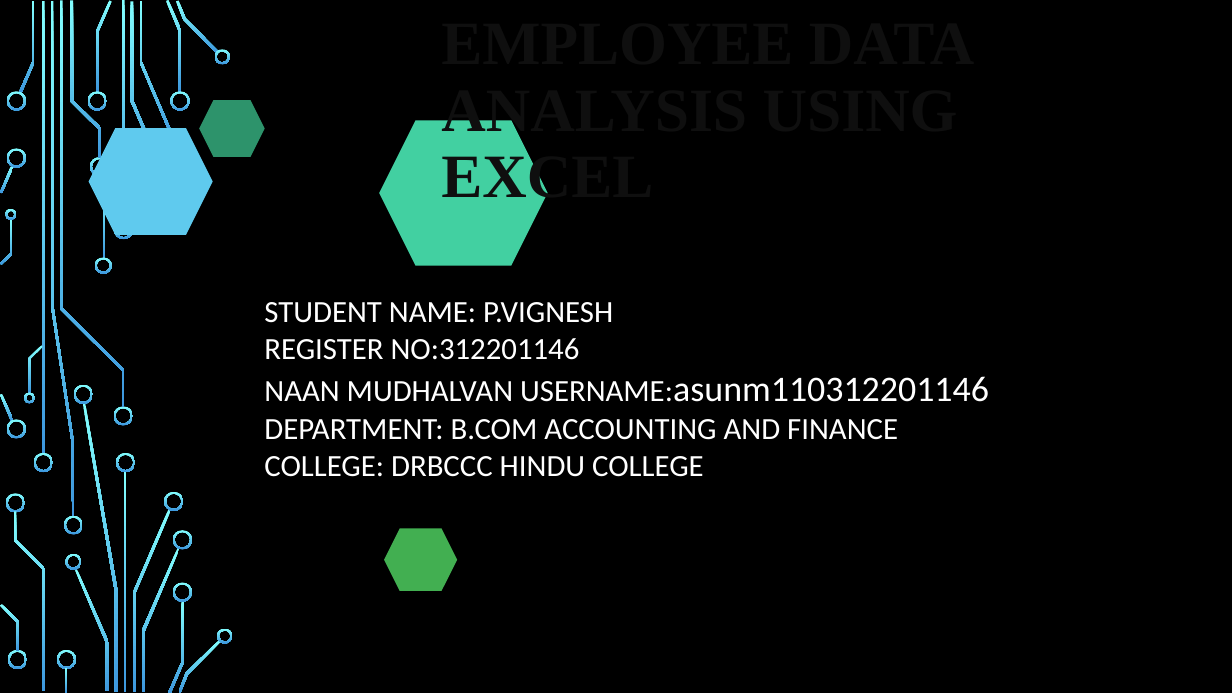
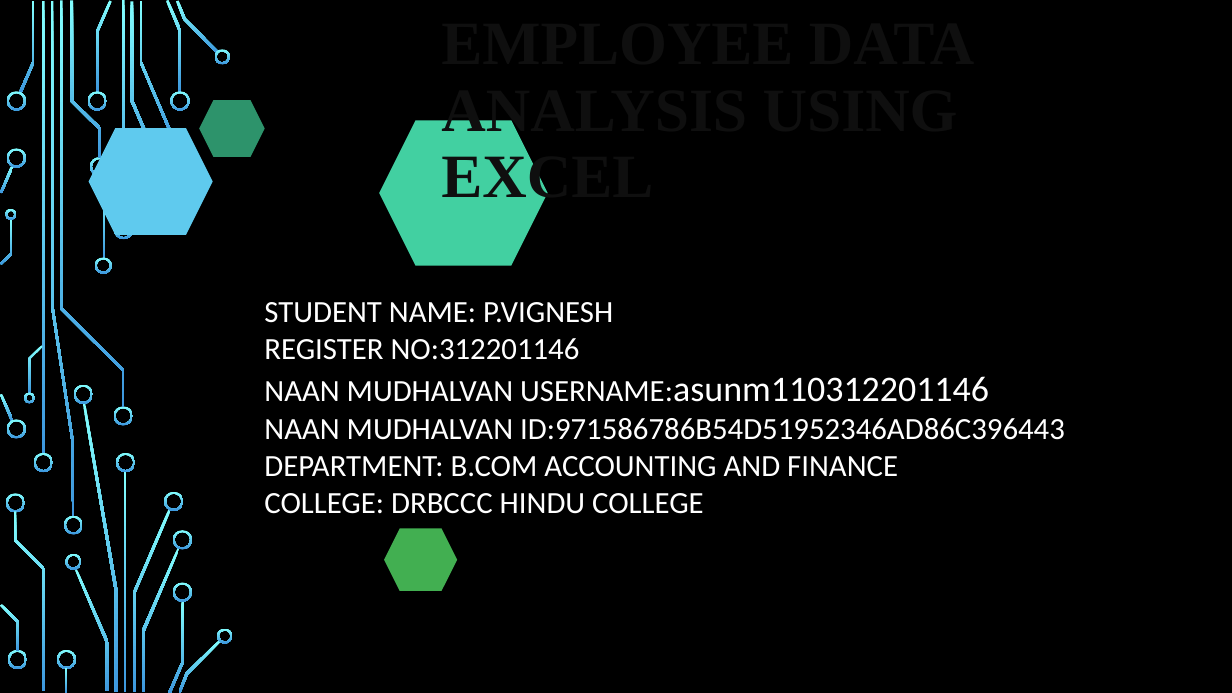
Before and after one commit to Vicky5077/TNSDC-DATA-ANALYTICS, a slide deck: slide 1 of vignesh naan mudhalvan project 2.pptx. Drawn at 1232x693 pixels with LibreOffice and Linux fonts; fonts in the diff are those of the drawing; background and template pictures are left out. Boxes give left, top, right and bottom in pixels: in the first picture for what was removed or moved away, otherwise in the second. Text is boxed around its words. In the diff, an @@ line names an element or a change of style, - is before the commit and + after.

```diff
--- a/vignesh naan mudhalvan project 2.pptx
+++ b/vignesh naan mudhalvan project 2.pptx
@@ text at box(264, 418, 1065, 440): paragraph added @@
+NAAN MUDHALVAN ID:971586786B54D51952346AD86C396443
```
